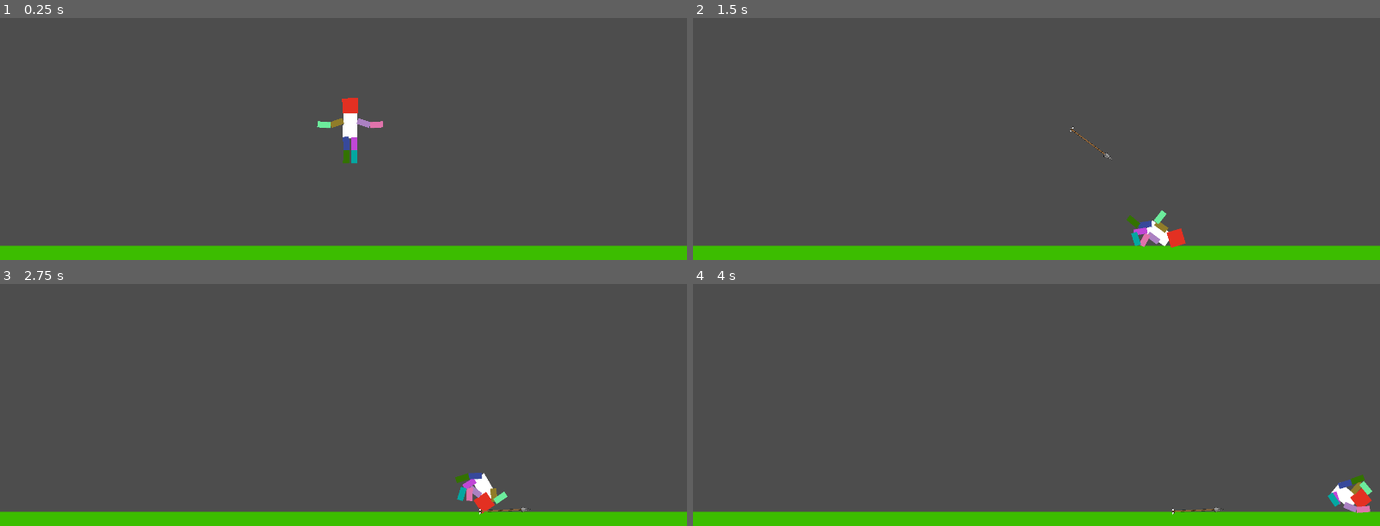
Above: before the commit, frames 1-4 (two rows, left to right).
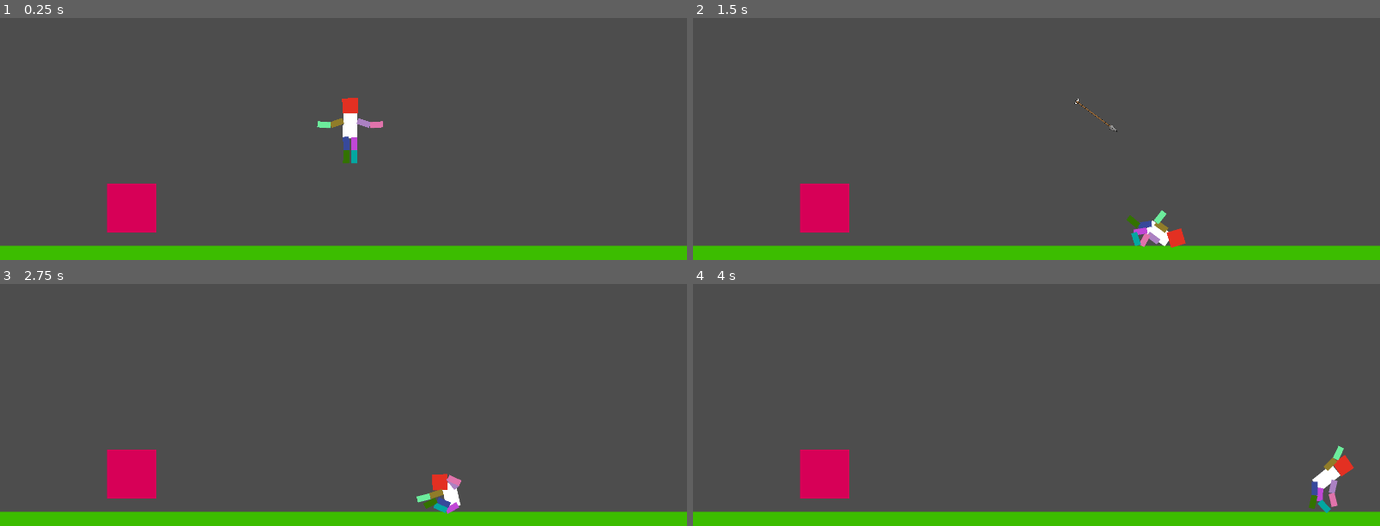
Above: after the commit, the same moments.

Repository: RamilHinshaw/IctGameJam2024SU
Game: Godot game, scene res://scenes/test.tscn
The game is run twice, just before and just after one commit, with the same random seed, the same clock (stepped at 60 frames per second) and the same inputs. The project has no main scene, so this scene is started directly.
Inputs:
- Up to frame 1 (0.25 s): no input
- Up to frame 2 (1.5 s): hold D (Right) 0.53-1.28 s; hold A (Left) from 1.28 s (still down)
- Up to frame 3 (2.75 s): release A (Left) at 2.03 s; hold D (Right) from 2.03 s (still down)
- Up to frame 4 (4 s): release D (Right) at 3.53 s; hold A (Left) from 3.53 s (still down)

The runs differ from the first frame. In frame 1, 1.5% of the frame differs, in the area x 15-23%, y 68-89%; in frame 2, 1.6%; in frame 3, 2.8%; in frame 4, 2.9%, in the area x 15-99%, y 66-96%.

Commit message:
arrow stuck logic

Diff:
--- a/scenes/test.tscn
+++ b/scenes/test.tscn
@@ -1,8 +1,9 @@
-[gd_scene load_steps=11 format=3 uid="uid://7w3p000ukqxg"]
+[gd_scene load_steps=13 format=3 uid="uid://7w3p000ukqxg"]
 
 [ext_resource type="Script" path="res://scripts/characterController.gd" id="1_gcdet"]
 [ext_resource type="Script" path="res://scripts/Arrow.gd" id="2_aupj8"]
 [ext_resource type="Texture2D" uid="uid://dhhadc8pd2h1b" path="res://textures/projectile/ARROW.png" id="2_sv800"]
+[ext_resource type="Script" path="res://scripts/TestDetectArea.gd" id="4_n23wc"]
 
 [sub_resource type="RectangleShape2D" id="RectangleShape2D_ifn1l"]
 size = Vector2(67.9643, 42.7561)
@@ -24,15 +25,18 @@
 [sub_resource type="RectangleShape2D" id="RectangleShape2D_k41e4"]
 size = Vector2(144.798, 3.64803)
 
-[sub_resource type="RectangleShape2D" id="RectangleShape2D_ptolg"]
-size = Vector2(9.02258, 13.989)
+[sub_resource type="CapsuleShape2D" id="CapsuleShape2D_xlquk"]
+radius = 6.10999
+
+[sub_resource type="RectangleShape2D" id="RectangleShape2D_sqih7"]
+size = Vector2(39.7817, 39.438)
 
 [node name="World" type="Node2D"]
 
 [node name="Level" type="Node2D" parent="."]
 position = Vector2(425.519, 431.513)
 
-[node name="Ground" type="StaticBody2D" parent="Level"]
+[node name="Ground" type="StaticBody2D" parent="Level" groups=["Level"]]
 position = Vector2(2, 609)
 scale = Vector2(28.9059, 1)
 collision_layer = 17
@@ -69,11 +73,11 @@
 position = Vector2(315.045, 103.163)
 shape = SubResource("RectangleShape2D_aps7f")
 
-[node name="Ragdoll" type="Node2D" parent="."]
+[node name="Ragdoll" type="Node2D" parent="." groups=["Player"]]
 position = Vector2(977.935, 683.909)
 script = ExtResource("1_gcdet")
 
-[node name="Body" type="RigidBody2D" parent="Ragdoll"]
+[node name="Body" type="RigidBody2D" parent="Ragdoll" groups=["Player"]]
 can_sleep = false
 continuous_cd = 2
 
@@ -87,7 +91,7 @@
 position = Vector2(1, 3)
 shape = SubResource("CapsuleShape2D_hqllj")
 
-[node name="Head" type="RigidBody2D" parent="Ragdoll"]
+[node name="Head" type="RigidBody2D" parent="Ragdoll" groups=["Player"]]
 position = Vector2(2.04346, -62.438)
 can_sleep = false
 continuous_cd = 2
@@ -104,7 +108,7 @@
 position = Vector2(-0.802395, 8.84872)
 shape = SubResource("CircleShape2D_ut6eq")
 
-[node name="ArmInner-Left" type="RigidBody2D" parent="Ragdoll"]
+[node name="ArmInner-Left" type="RigidBody2D" parent="Ragdoll" groups=["Player"]]
 position = Vector2(-36.9392, -11.6365)
 
 [node name="Sprite" type="ColorRect" parent="Ragdoll/ArmInner-Left"]
@@ -119,7 +123,7 @@
 rotation = -1.5708
 shape = SubResource("CapsuleShape2D_op4bu")
 
-[node name="ArmOuter-Left" type="RigidBody2D" parent="Ragdoll"]
+[node name="ArmOuter-Left" type="RigidBody2D" parent="Ragdoll" groups=["Player"]]
 position = Vector2(-73.9177, -11.6365)
 
 [node name="Sprite" type="ColorRect" parent="Ragdoll/ArmOuter-Left"]
@@ -134,7 +138,7 @@
 rotation = -1.5708
 shape = SubResource("CapsuleShape2D_op4bu")
 
-[node name="ArmInner-Right" type="RigidBody2D" parent="Ragdoll"]
+[node name="ArmInner-Right" type="RigidBody2D" parent="Ragdoll" groups=["Player"]]
 position = Vector2(39.8636, -11.6147)
 
 [node name="Sprite" type="ColorRect" parent="Ragdoll/ArmInner-Right"]
@@ -149,7 +153,7 @@
 rotation = -1.5708
 shape = SubResource("CapsuleShape2D_op4bu")
 
-[node name="ArmOuter-Right" type="RigidBody2D" parent="Ragdoll"]
+[node name="ArmOuter-Right" type="RigidBody2D" parent="Ragdoll" groups=["Player"]]
 position = Vector2(76.8422, -11.6147)
 
 [node name="Sprite" type="ColorRect" parent="Ragdoll/ArmOuter-Right"]
@@ -164,7 +168,7 @@
 rotation = -1.5708
 shape = SubResource("CapsuleShape2D_op4bu")
 
-[node name="LegInner-Right" type="RigidBody2D" parent="Ragdoll"]
+[node name="LegInner-Right" type="RigidBody2D" parent="Ragdoll" groups=["Player"]]
 position = Vector2(12.918, 52.8219)
 rotation = 1.5708
 
@@ -180,7 +184,7 @@
 rotation = -1.5708
 shape = SubResource("CapsuleShape2D_op4bu")
 
-[node name="LegOuter-Right" type="RigidBody2D" parent="Ragdoll"]
+[node name="LegOuter-Right" type="RigidBody2D" parent="Ragdoll" groups=["Player"]]
 position = Vector2(12.8971, 89.8476)
 rotation = 1.5708
 
@@ -196,7 +200,7 @@
 rotation = -1.5708
 shape = SubResource("CapsuleShape2D_op4bu")
 
-[node name="LegInner-Left" type="RigidBody2D" parent="Ragdoll"]
+[node name="LegInner-Left" type="RigidBody2D" parent="Ragdoll" groups=["Player"]]
 position = Vector2(-10.0249, 52.8219)
 rotation = 1.5708
 
@@ -212,7 +216,7 @@
 rotation = -1.5708
 shape = SubResource("CapsuleShape2D_op4bu")
 
-[node name="LegOuter-Left" type="RigidBody2D" parent="Ragdoll"]
+[node name="LegOuter-Left" type="RigidBody2D" parent="Ragdoll" groups=["Player"]]
 position = Vector2(-10.0458, 89.8476)
 rotation = 1.5708
 
@@ -277,25 +281,52 @@
 node_a = NodePath("../../LegInner-Left")
 node_b = NodePath("../../LegOuter-Left")
 
-[node name="Arrow" type="RigidBody2D" parent="."]
-position = Vector2(-491.185, 802.422)
+[node name="Arrow2" type="RigidBody2D" parent="."]
+position = Vector2(-476.555, 724.553)
 collision_mask = 16
 can_sleep = false
+max_contacts_reported = 3
 contact_monitor = true
 linear_damp = 0.2
 script = ExtResource("2_aupj8")
 startVelocity = Vector2(8, -5)
 force = 10000.0
 
-[node name="Sprite2D" type="Sprite2D" parent="Arrow"]
+[node name="Sprite2D" type="Sprite2D" parent="Arrow2"]
 position = Vector2(-7.66785, 10.1824)
 scale = Vector2(0.0406364, 0.0406364)
 texture = ExtResource("2_sv800")
 
-[node name="CollisionShape2D" type="CollisionShape2D" parent="Arrow"]
+[node name="CollisionShape2D" type="CollisionShape2D" parent="Arrow2"]
 position = Vector2(0.363525, 0.323669)
 shape = SubResource("RectangleShape2D_k41e4")
 
-[node name="CollisionShape2D2" type="CollisionShape2D" parent="Arrow"]
-position = Vector2(51.0063, 0.111877)
-shape = SubResource("RectangleShape2D_ptolg")
+[node name="Area2D" type="Area2D" parent="Arrow2"]
+priority = 2
+
+[node name="CollisionShape2D" type="CollisionShape2D" parent="Arrow2/Area2D"]
+position = Vector2(61.0266, 0.222717)
+rotation = 1.5708
+shape = SubResource("CapsuleShape2D_xlquk")
+
+[node name="Area2D" type="Area2D" parent="."]
+position = Vector2(295.616, 997.916)
+scale = Vector2(3.53854, -3.36586)
+script = ExtResource("4_n23wc")
+
+[node name="CollisionShape2D" type="CollisionShape2D" parent="Area2D"]
+position = Vector2(20.0645, 20.2882)
+scale = Vector2(1, 1)
+shape = SubResource("RectangleShape2D_sqih7")
+
+[node name="ColorRect" type="ColorRect" parent="Area2D"]
+offset_left = 1.0
+offset_top = 39.0
+offset_right = 12.0
+offset_bottom = 51.0
+scale = Vector2(3.53854, -3.36586)
+color = Color(0.843166, 0, 0.340043, 1)
+
+[connection signal="body_entered" from="Arrow2" to="Arrow2" method="_on_body_entered"]
+[connection signal="body_entered" from="Arrow2/Area2D" to="Arrow2" method="_on_area_2d_body_entered"]
+[connection signal="body_entered" from="Area2D" to="Area2D" method="_on_body_entered"]
--- a/scripts/Arrow.gd
+++ b/scripts/Arrow.gd
@@ -11,10 +11,16 @@
 
 	var angle = linear_velocity.angle()
 
-	#print(angle)
-
-	$Sprite2D.rotation = angle
+	if $Sprite2D:
+		$Sprite2D.rotation = angle
 
 
-	#If contact with player freeze the arrow and reparent to the player body
-	# Disable arrow collision here as well
+func _on_area_2d_body_entered(body):
+	if body.is_in_group("Player"):
+		print("HIT")
+		$Sprite2D.reparent(body)
+		$Area2D.monitoring = false
+
+	elif body.is_in_group("Level"):
+		print("MISS")
+		queue_free()
--- /dev/null
+++ b/scripts/TestDetectArea.gd
@@ -0,0 +1,4 @@
+extends Area2D
+
+func _on_body_entered(body):
+	print("Area test entered!")
--- a/scripts/characterController.gd
+++ b/scripts/characterController.gd
@@ -27,7 +27,7 @@
 	_isAirborne = !$Body.position.y >= 240
 	#print("AIRBORNE: " + str(_isAirborne))
 
-	print($Body.position.y)
+	#print($Body.position.y)
 
 
 	if Input.is_action_just_pressed("Left") || Input.is_action_just_pressed("Right"):
